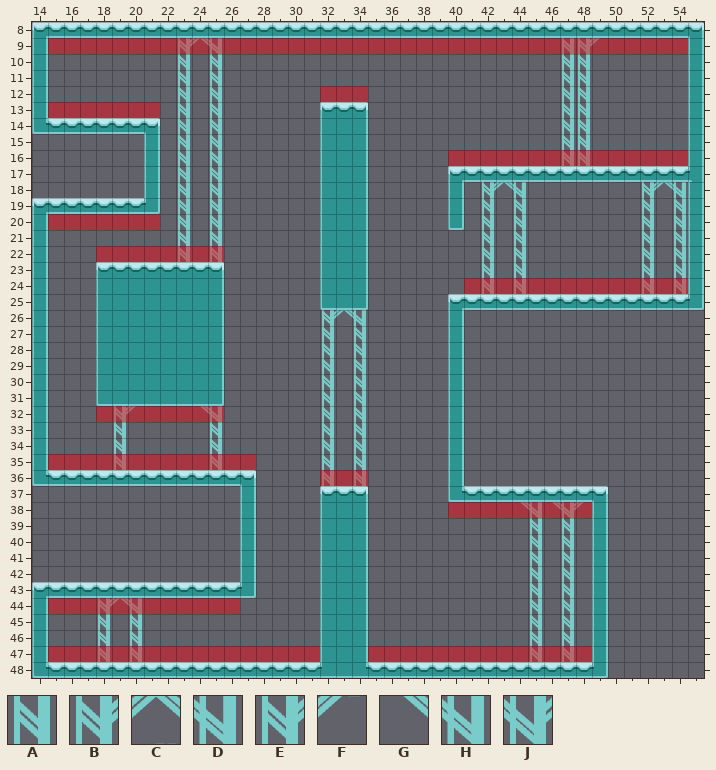
Tiled map (JSON), stored at assets/jsons/levels/level8.json. This is how it looked before the edit.
Cells are 64x64 px. Shown: x 14..55, y 8..48.
Key: from "supports": A 0 "supports", B 1 "supports", C 2 "supports", D 3 "supports", E 4 "supports", F 5 "supports", G 6 "supports", H 7 "supports", J 8 "supports".
_ is an empty cell.
Layers that did not change in this view are not listed.
Layer "Supports" before, first column x 14:
 8 __________________________________________
 9 _________BCD_____________________AEF______
10 _________A_A_____________________AA_______
11 _________A_A_____________________AA_______
12 _________A_A_____________________AA_______
13 _________A_A_____________________AA_______
14 _________A_A_____________________AA_______
15 _________A_A_____________________AA_______
16 _________A_A_____________________AA_______
17 _________A_A______________________________
18 _________A_A________________BCD_______BCD_
19 _________A_A________________A_A_______A_A_
20 _________A_A________________A_A_______A_A_
21 _________A_A________________A_A_______A_A_
22 _________A_A________________A_A_______A_A_
23 ____________________________A_A_______A_A_
24 ____________________________A_A_______A_A_
25 __________________________________________
26 __________________BCD_____________________
27 __________________A_A_____________________
28 __________________A_A_____________________
29 __________________A_A_____________________
30 __________________A_A_____________________
31 __________________A_A_____________________
32 _____EF___GH______A_A_____________________
33 _____A_____A______A_A_____________________
34 _____A_____A______A_A_____________________
35 _____A_____A______A_A_____________________
36 __________________A_A_____________________
37 __________________________________________
38 ______________________________GHGJF_______
39 _______________________________A_A________
40 _______________________________A_A________
41 _______________________________A_A________
42 _______________________________A_A________
43 _______________________________A_A________
44 ____BCD________________________A_A________
45 ____A_A________________________A_A________
46 ____A_A________________________A_A________
47 ____A_A________________________A_A________
48 __________________________________________
After the commit:
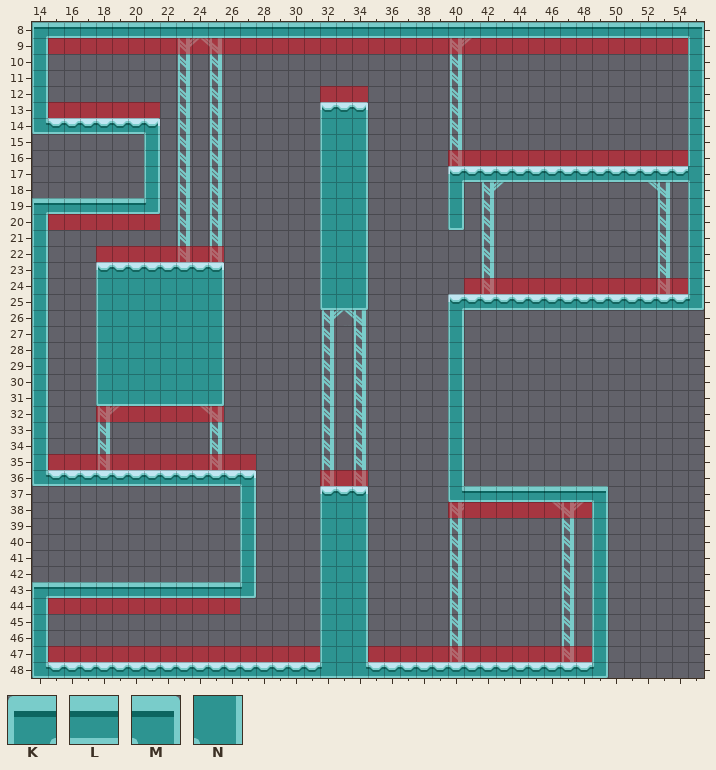
Further tiles: from "terrain": K 19 "terrain", L 20 "terrain", M 21 "terrain", N 38 "terrain".
Commit: fixing ceiling tiles and supports
Change:
Changed rows in their new state; . is an unchanged cell.
Layer "Supports":
first column x 14:
 8 KLLLLLLLLLLLLLLLLLLLLLLLLLLLLLLLLLLLLLLLLM
 9 ..........................EF.....___......
10 ..........................A......__.......
11 ..........................A......__.......
12 ..........................A......__.......
13 ..........................A......__.......
14 ..........................A......__.......
15 ..........................A......__.......
16 ..........................A......__.......
17 .........................................N
18 .............................F_.......GH_.
19 KLLLLLL......................._......._A_.
20 .............................._......._A_.
21 .............................._......._A_.
22 .............................._......._A_.
23 .............................._......._A_.
24 .............................._......._A_.
first column x 14:
32 ....EF_.............................
33 ....A_..............................
34 ....A_..............................
35 ....A_..............................
37 ...........................LLLLLLLLM
38 ..........................E...__....
39 ..........................A...._....
40 ..........................A...._....
41 ..........................A...._....
42 ..........................A...._....
43 KLLLLLLLLLLLL.............A...._....
44 ....___...................A...._....
45 ...._._...................A...._....
46 ...._._...................A...._....
47 ...._._...................A...._....
Where, in picture pixels (left, top, right, bottom), the same in both pictures:
changed: (32, 22, 704, 166)
changed: (642, 166, 692, 294)
changed: (496, 182, 526, 294)
added: (32, 198, 144, 208)
changed: (98, 406, 136, 470)
changed: (450, 486, 608, 662)
changed: (32, 582, 240, 662)
